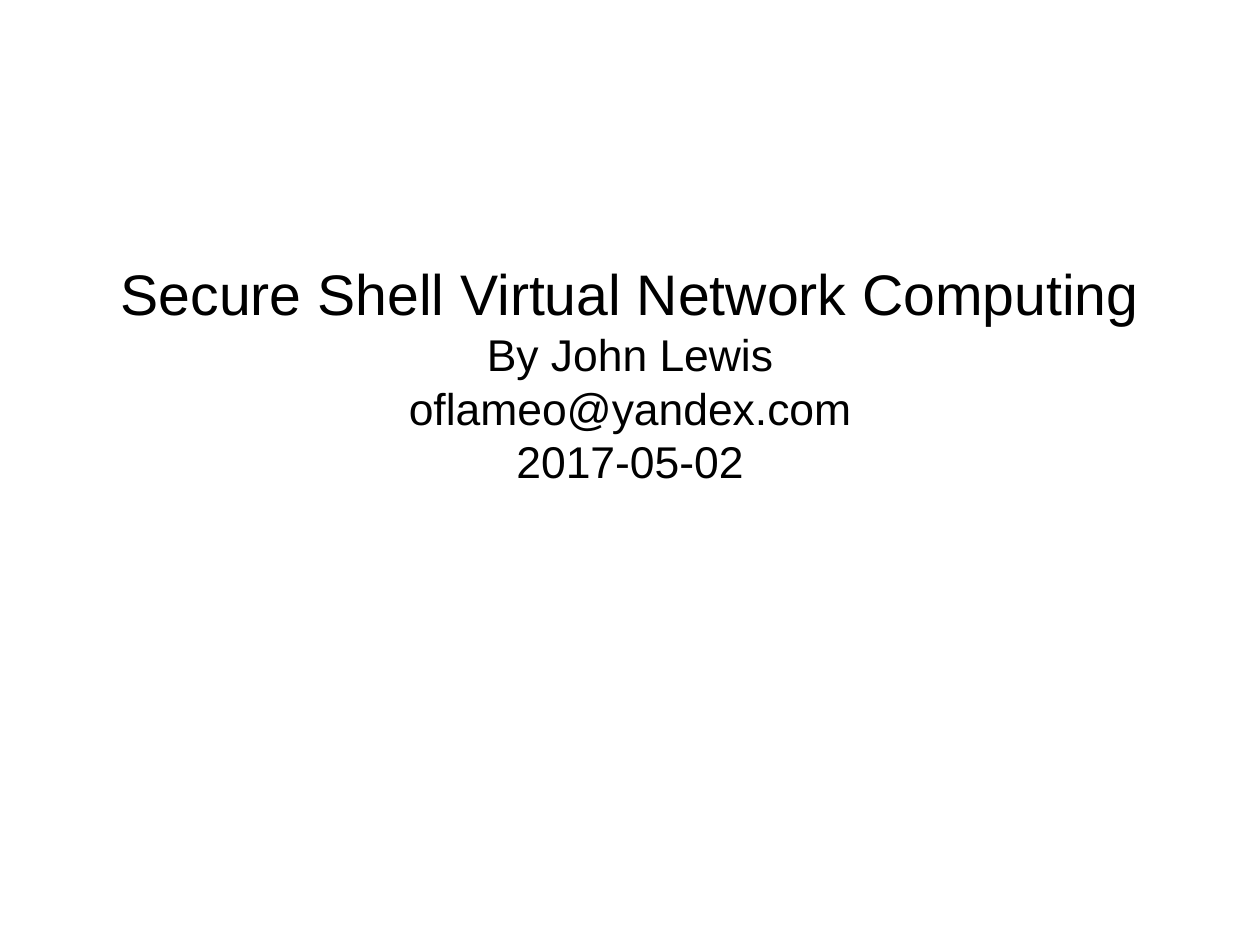
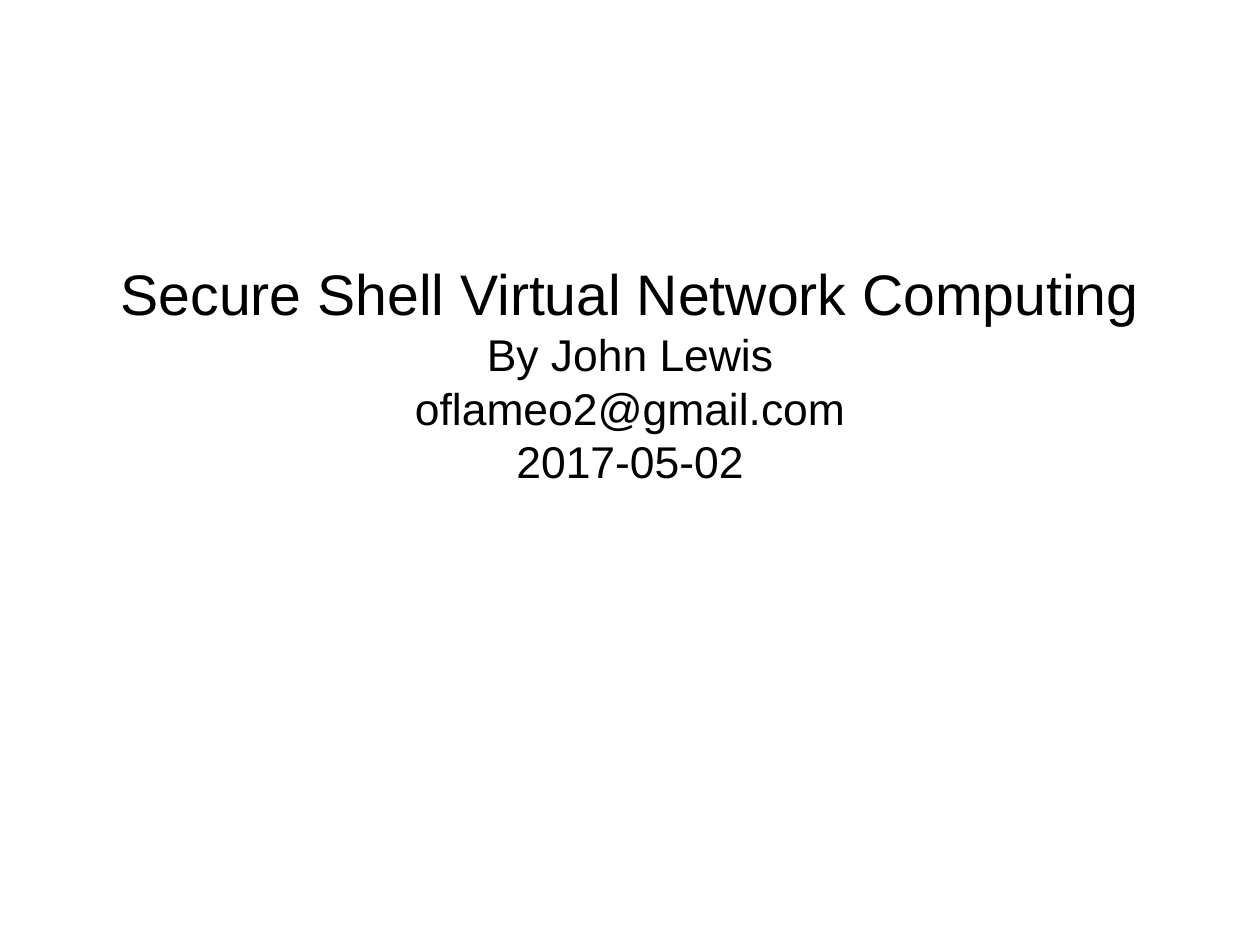
Before and after one commit to Oflameo/sshvnc_ws, a slide deck: slide 1 of doc/sshvnc.odp. Drawn at 1260x945 pixels with LibreOffice and Linux fonts; fonts in the diff are those of the drawing; background and template pictures are left out. Boxes give left, top, right and bottom in pixels: in the first picture for what was removed or moved away, otherwise in the second. Text is boxed around its words. In the diff, an @@ line names an element or a change of style, - is before the commit and + after.

```diff
--- a/doc/sshvnc.odp
+++ b/doc/sshvnc.odp
@@ subtitle at (415,392,845,434): text changed @@
-oflameo@yandex.com
+oflameo2@gmail.com
```
Also in this commit, not shown: 1 other file.
